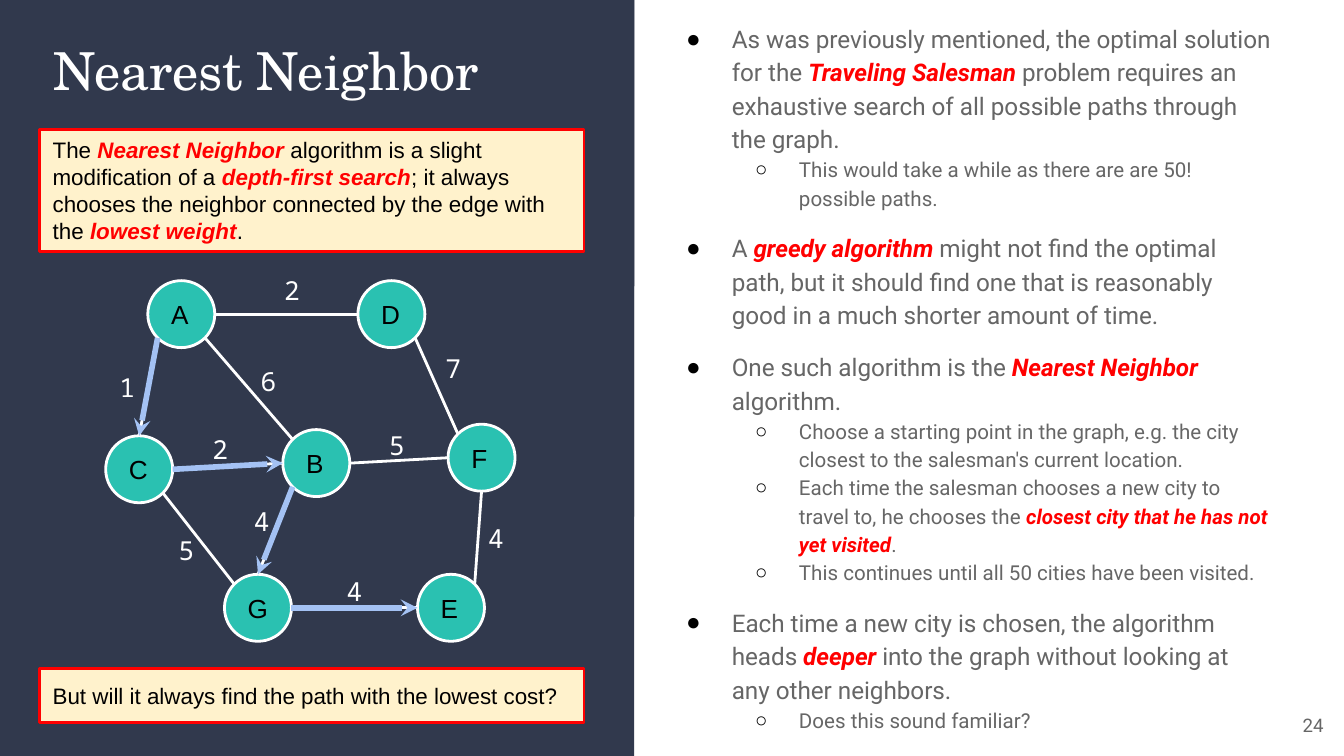
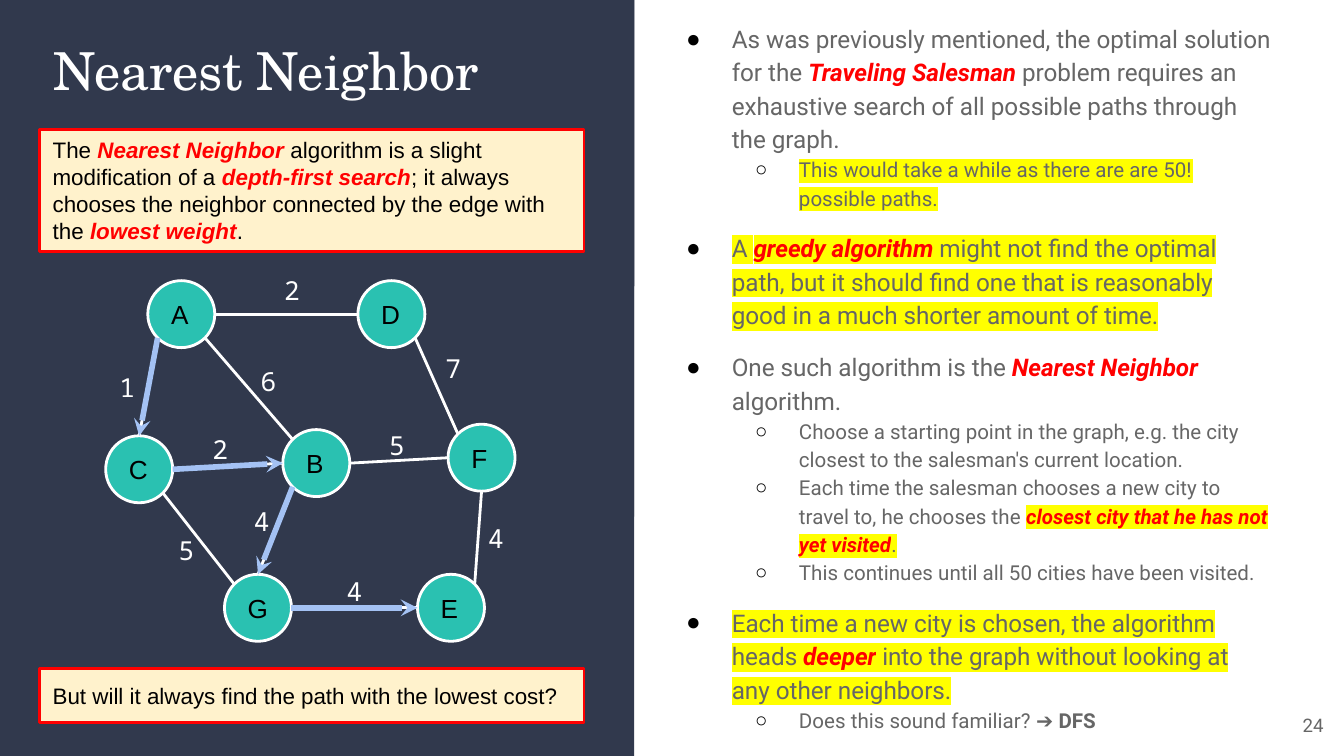
Before and after one commit to alam-tanweer/DailyFolder, a slide deck: slide 24 of CourseContent/Unit 13_Algorithm/tanweer/13_ Algorithms - ta.pptx. Drawn at 1344x756 pixels with LibreOffice and Linux fonts; fonts in the diff are those of the drawing. Boxes give left, top, right and bottom in pixels: in the first picture for what was removed or moved away, otherwise in the second. Text is boxed around its words. In the diff, an @@ line names an element or a change of style, - is before the commit and + after.

```diff
--- a/CourseContent/Unit 13_Algorithm/tanweer/13_ Algorithms - ta.pptx
+++ b/CourseContent/Unit 13_Algorithm/tanweer/13_ Algorithms - ta.pptx
@@ text at (x1=732, y1=235, x2=1267, y2=705): highlight none to #FFFF00 in "This would take a while as there ...", "A greedy algorithm might not find the ...", "closest city that he has not yet ...", "Each time a new city is chosen, ..." @@
@@ text at (x1=799, y1=712, x2=1096, y2=728): text changed @@
-  ○ Does this sound familiar?
+  ○ Does this sound familiar? ➔ DFS
```
Also in this commit, not shown: 36 other slides changed, 5 other files.
